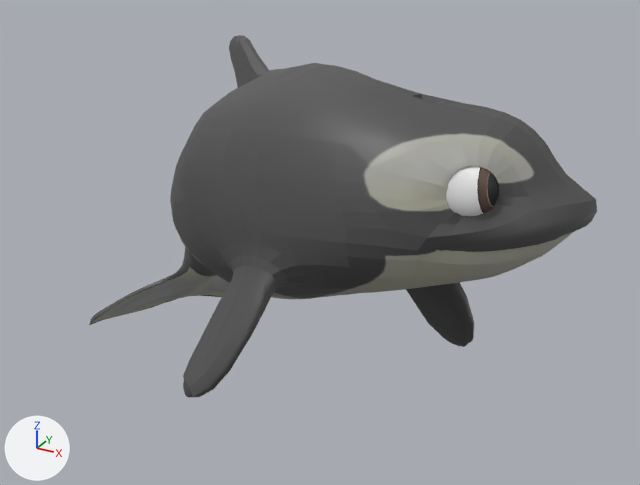
The FBX model FirstPersonWhale/Assets/Animation/Scarlet Name Sequence/scarlet_stop_pointing.fbx: old version first, new version second.
Both versions are drawn from a camera (50 mm lens) standing at (2.34, -3.5, 1.31) and looking at (0.74, -0.58, -0.14). Arrows for +X, +Y and +Z are at lower left; the lights stay in place. Both versions are drawn at frame 2 of the action 'Take 001'; the numbers are the values there.

Names of what the first picture shows: 'luna:luna_geo', 'luna:right_eye_geo'.
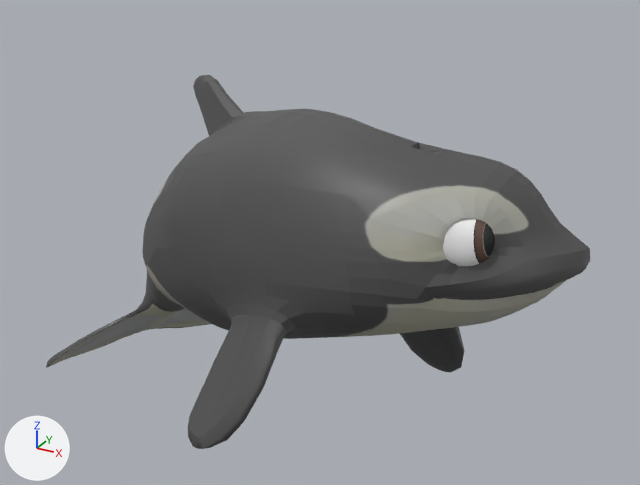
Where the change shows, as pixel boxes [x1, y1, x2, y2] in the pictures (640 x 485 px):
'luna:luna_geo', posed (7% wider): before [89, 35, 597, 397]; after [46, 75, 590, 449]
bone 'luna:center_root_bind_joint', root to tip: before (354, 185) to (348, 82); after (353, 229) to (344, 130)
bone 'luna:center_neck_bind_joint', root to tip: before (354, 185) to (354, 135); after (353, 229) to (354, 181)

The edits, one by one:
Bone 'luna:center_root_bind_joint' (bone_luna_center_root_bind_joint) moves from (-40.4, -2.5, 120.7) to (-40.8, -17.1, 120.7).
Bone 'luna:center_root_bind_joint' (bone_luna_center_root_bind_joint) turns from (-17, 51, -27) to (-23, 58, -31) degrees about its own x, y and z.
Bone 'luna:center_neck_bind_joint' (bone_luna_center_neck_bind_joint) turns from (0, 26, 11) to (1, 18, 11) degrees about its own x, y and z.
